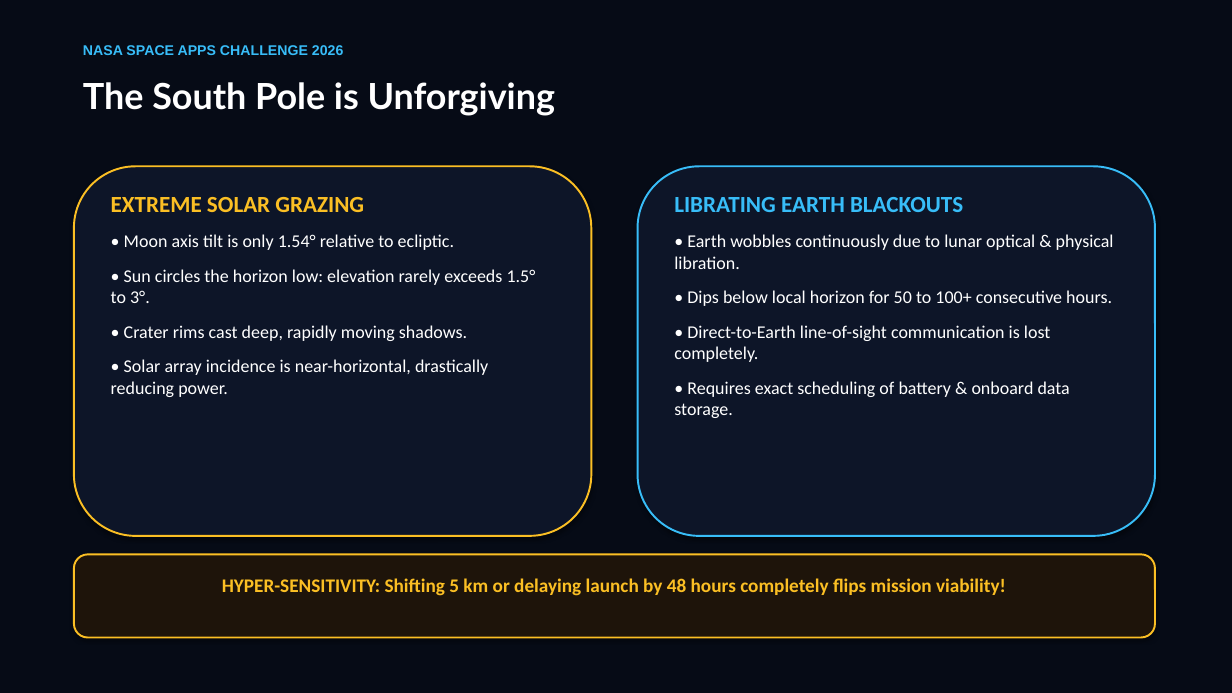
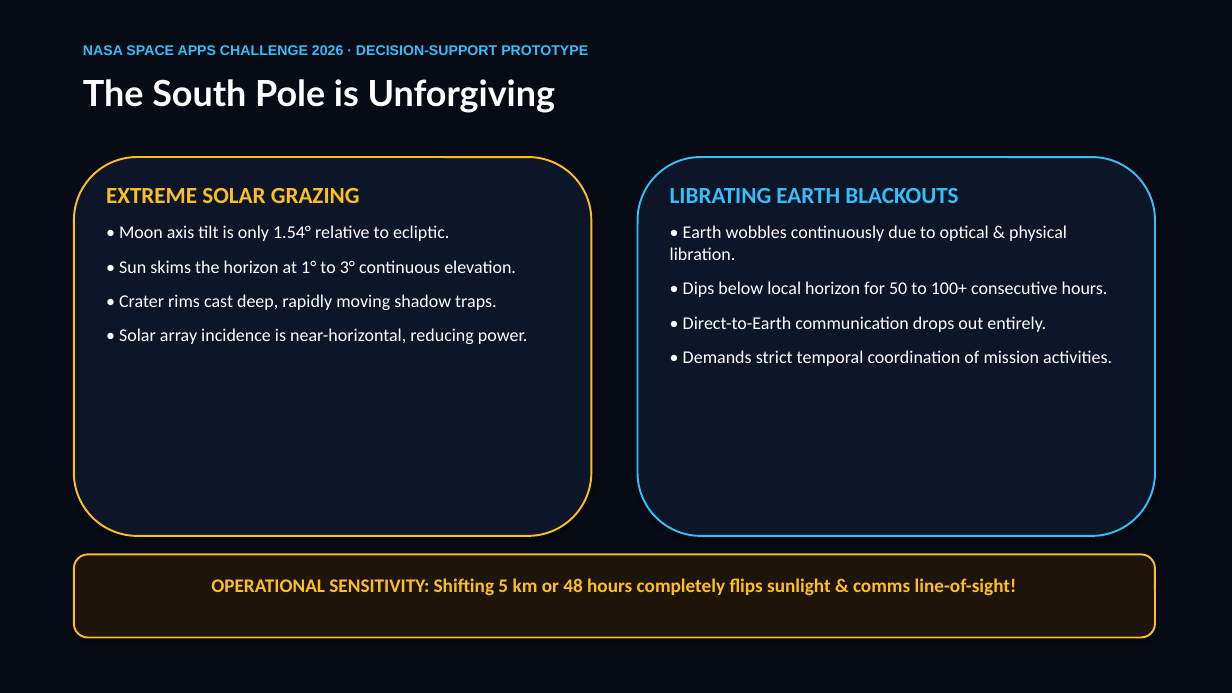
Before and after one commit to nasa-challenge-org/nasa-project, a slide deck: slide 2 of docs/LunarEdge_Pitch_Deck.pptx. Drawn at 1232x693 pixels with LibreOffice and Linux fonts; fonts in the diff are those of the drawing. Boxes give left, top, right and bottom in pixels: in the first picture for what was removed or moved away, otherwise in the second. Text is boxed around its words. In the diff, an @@ line names an element or a change of style, - is before the commit and + after.

```diff
--- a/docs/LunarEdge_Pitch_Deck.pptx
+++ b/docs/LunarEdge_Pitch_Deck.pptx
@@ text at (x1=83, y1=45, x2=588, y2=55): text changed @@
-NASA SPACE APPS CHALLENGE 2026
+NASA SPACE APPS CHALLENGE 2026 · DECISION-SUPPORT PROTOTYPE
@@ rounded rectangle resized from (x1=74, y1=166, x2=592, y2=536) to (x1=74, y1=157, x2=592, y2=536) @@
@@ text "EXTREME SOLAR GRAZING" moved from (x1=111, y1=197, x2=536, y2=397) to (x1=106, y1=188, x2=528, y2=344) @@
@@ rounded rectangle resized from (x1=638, y1=166, x2=1155, y2=536) to (x1=638, y1=157, x2=1155, y2=536) @@
@@ text "LIBRATING EARTH BLACKOUTS" moved from (x1=674, y1=197, x2=1114, y2=418) to (x1=670, y1=188, x2=1112, y2=366) @@
@@ text at (x1=670, y1=225, x2=1067, y2=260): text changed @@
-• Earth wobbles continuously due to lunar optical & physical libration.
+• Earth wobbles continuously due to optical & physical libration.
@@ text at (x1=119, y1=260, x2=528, y2=344): text changed @@
-• Sun circles the horizon low: elevation rarely exceeds 1.5° to 3°.
-• Crater rims cast deep, rapidly moving shadows.
-• Solar array incidence is near-horizontal, drastically reducing power.
+• Sun skims the horizon at 1° to 3° continuous elevation.
+• Crater rims cast deep, rapidly moving shadow traps.
+• Solar array incidence is near-horizontal, reducing power.
@@ text at (x1=683, y1=316, x2=1112, y2=366): text changed @@
-• Direct-to-Earth line-of-sight communication is lost completely.
-• Requires exact scheduling of battery & onboard data storage.
+• Direct-to-Earth communication drops out entirely.
+• Demands strict temporal coordination of mission activities.
@@ text at (x1=211, y1=578, x2=1017, y2=596): text changed @@
-HYPER-SENSITIVITY: Shifting 5 km or delaying launch by 48 hours completely flips mission viability!
+OPERATIONAL SENSITIVITY: Shifting 5 km or 48 hours completely flips sunlight & comms line-of-sight!
```
Also in this commit, not shown: 1 other slide changed, 5 slides added, 11 slides removed, 1 other file.
